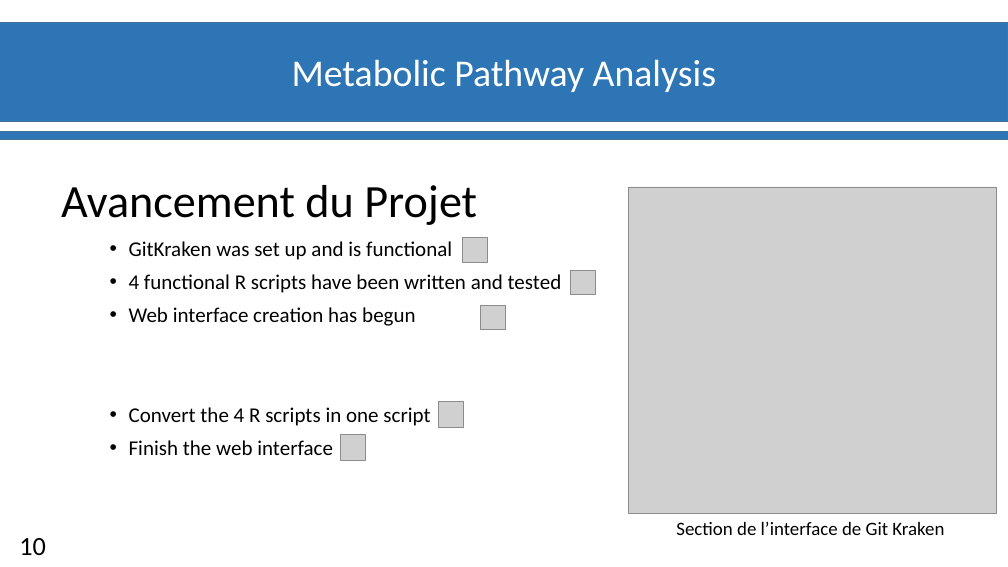
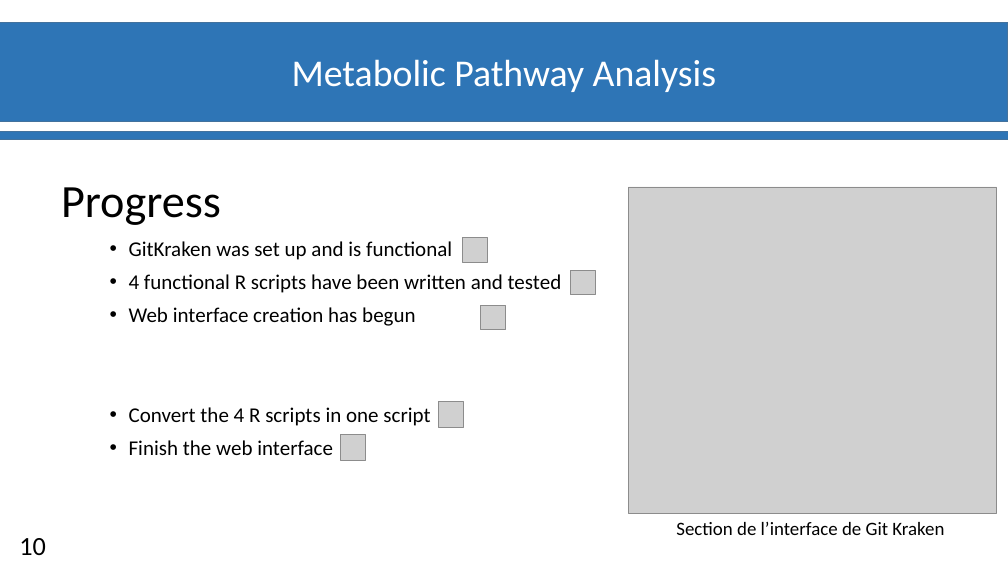
Before and after one commit to materrien/Projet-INSERM, a slide deck: slide 11 of Diapos_Suivit_projet.pptx. Drawn at 1008x567 pixels with LibreOffice and Linux fonts; fonts in the diff are those of the drawing; grey boxes stand for pictures; background and template pictures are left out. Boxes give left, top, right and bottom in pixels: in the first picture for what was removed or moved away, otherwise in the second. Text is boxed around its words. In the diff, an @@ line names an element or a change of style, - is before the commit and + after.

Commit message:
Diapo fini

```diff
--- a/Diapos_Suivit_projet.pptx
+++ b/Diapos_Suivit_projet.pptx
@@ text at bbox=[61, 187, 221, 225]: text changed @@
-Avancement du Projet
+Progress
```
